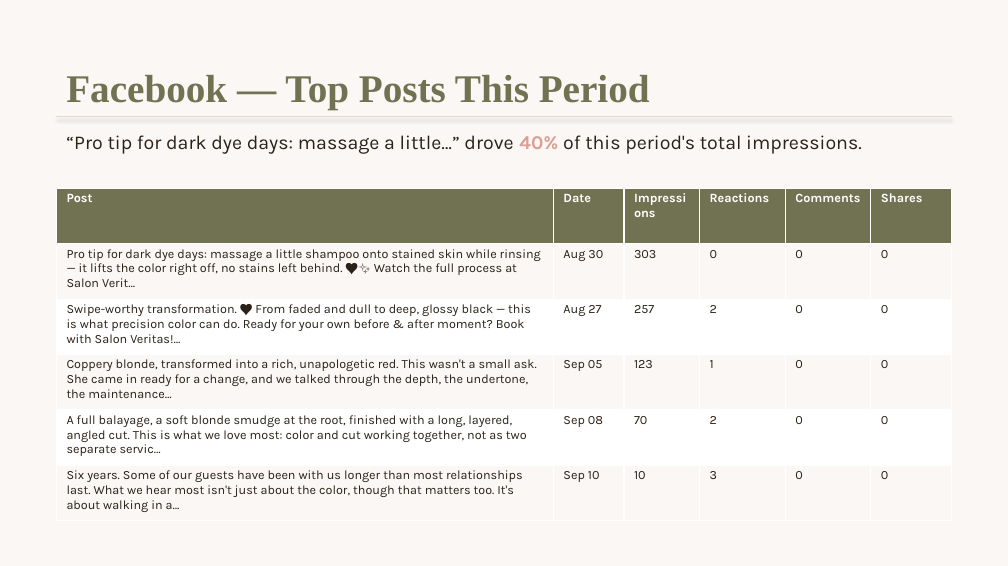
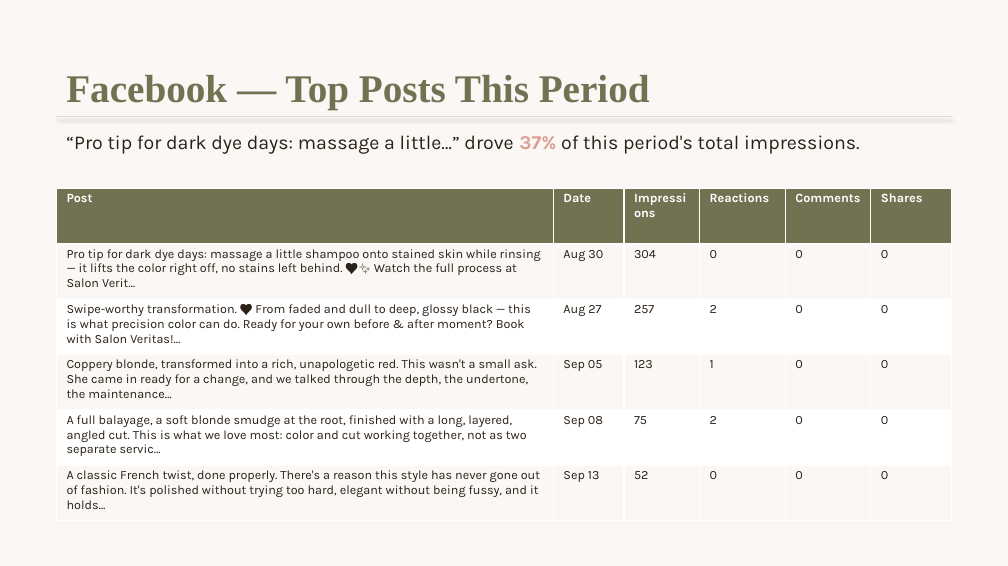
Before and after one commit to lakehousesocial-tech/salonveritas-monthly-report, a slide deck: slide 5 of Salon Veritas Monthly Report — September 2026.pptx. Drawn at 1008x566 pixels with LibreOffice and Linux fonts; fonts in the diff are those of the drawing. Boxes give left, top, right and bottom in pixels: in the first picture for what was removed or moved away, otherwise in the second. Text is boxed around its words. In the diff, an @@ line names an element or a change of style, - is before the commit and + after.

```diff
--- a/Salon Veritas Monthly Report — September 2026.pptx
+++ b/Salon Veritas Monthly Report — September 2026.pptx
@@ text at bbox=[66, 135, 860, 154]: text changed @@
-“Pro tip for dark dye days: massage a little…” drove 40% of this period's total impressions.
+“Pro tip for dark dye days: massage a little…” drove 37% of this period's total impressions.
@@ table at bbox=[56, 188, 952, 521] @@
-row 2, column 3: 303
+row 2, column 3: 304
-row 5, column 3: 70
+row 5, column 3: 75
-row 6: Six years. Some of our guests have been with us longer than most relationships last. What we hear most isn't just about the color, though that matters too. It's about walking in a… | Sep 10 | 10 | 3 | 0 | 0
+row 6: A classic French twist, done properly. There's a reason this style has never gone out of fashion. It's polished without trying too hard, elegant without being fussy, and it holds… | Sep 13 | 52 | 0 | 0 | 0
```
Also in this commit, not shown: 6 other slides changed, 2 other files.
